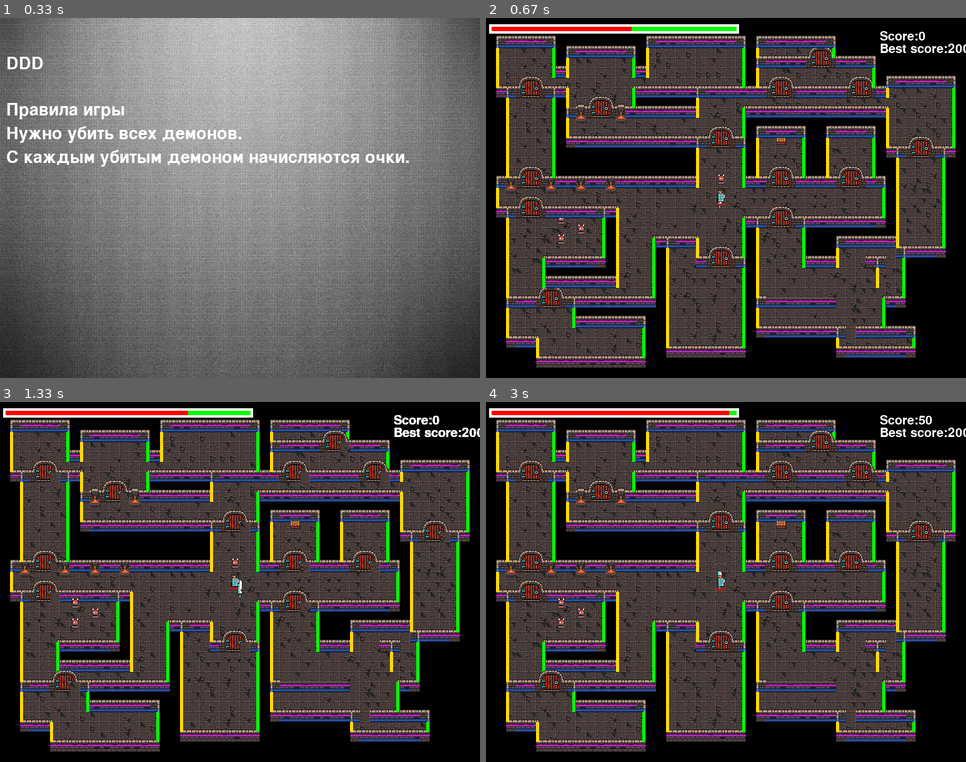
Above: before the commit, frames 1-4 (two rows, left to right).
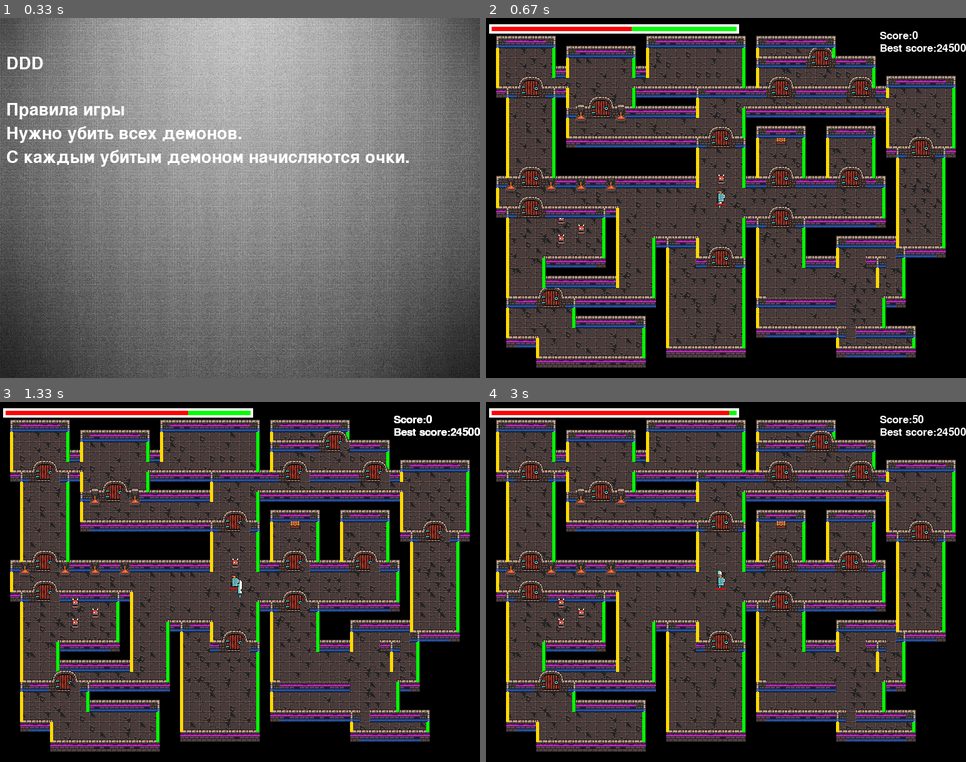
Above: after the commit, the same moments.

Repository: Klef99/yandexlyceum-pygame
Game: pygame game, started from main.py
Same seed, same stepped clock (60 frames per second), same inputs: the game is played once before the commit and once after it.
Inputs:
- Up to frame 1 (0.33 s): no input
- Up to frame 2 (0.67 s): hold Up from 0.33 s (still down)
- Up to frame 3 (1.33 s): release Up at 0.8 s; tap Space at 0.83 s; hold Down from 1.17 s (still down)
- Up to frame 4 (3 s): release Down at 1.47 s; hold Up 1.5-1.87 s; hold Down 1.9-2.27 s; hold Up 2.3-2.6 s; tap Space at 2.37 s; tap S at 2.97 s

Frame 1 is identical in both runs. In frame 2, 0.4% of the frame differs, in the area x 82-100%, y 3-10%; in frame 3, 0.4%; in frame 4, 0.5%, in the area x 47-100%, y 3-53%.

Commit message:
Change move speed

Diff:
--- a/main.py
+++ b/main.py
@@ -137,6 +137,7 @@
 
 enemy_image = load_image('chort_idle_anim_f0.png')
 chest_image = load_image('chest_empty_open_anim_f0.png')
+chest_open_image = load_image('chest_full_open_anim_f2.png')
 door_image = load_image('doors_all3.png')
 door_open_image = load_image('doors_open.png')
 lava_fountain_top_image = load_image('wall_fountain_top.png')
@@ -375,6 +376,13 @@
         self.image = chest_image
         self.rect = self.image.get_rect().move(
             tile_width * pos_x, tile_height * pos_y - 5)
+        self.notop = True
+
+    def update(self):
+        if (abs(player.rect.x - self.rect.x) <= 3 or abs(player.rect.y - self.rect.y) <= 3) and self.notop:
+            self.notop = False
+            self.image = chest_open_image
+            player.score += 100
 
 
 class Wall_side_top_left(pygame.sprite.Sprite):
@@ -617,22 +625,26 @@
             self.image = floor_textures[3]
 
     def update(self):
-        # if abs(self.pos_x - player.pos_x) <= 5:
-        #     tmp = 1
-        #     if player.pos_x - self.pos_x < 0:
-        #         tmp = -1
-        #     self.rect.x += tmp
-        #     stat(player.score)
-        #     pygame.display.flip()
-        #     # time.sleep(0.03)
-        #     pygame.time.wait(30)
-        # elif player.pos_y - self.pos_y <= 32:
-        #     tmp = 1
-        #     if player.pos_y - self.pos_y < 0:
-        #         tmp = -1
-        #     self.rect.y += tmp
-        #     pygame.time.wait(5)
+        # if self.lives != 0:
+        #     if abs(player.rect.x - self.rect.x) <= 5:
+        #         tmp = 1
+        #         if player.rect.x - self.rect.x < 0:
+        #             tmp = -1
+        #         self.rect.x += tmp
+        #         #pygame.display.flip()
+        #         # time.sleep(0.03)
+        #         #pygame.time.wait(30)
+        #     elif abs(player.rect.y - self.rect.y) <= 5:
+        #         tmp = 1
+        #         if player.rect.y - self.rect.y < 0:
+        #             tmp = -1
+        #         self.rect.y += tmp
+        #         stat(player.score)
+        #         pygame.display.flip()
+        #         # time.sleep(0.03)
+        #         pygame.time.wait(30)
         pass
+
 
 class Weapon(pygame.sprite.Sprite):
     def __init__(self, pos_x, pos_y):
@@ -750,9 +762,9 @@
             if not self.checker_wall_for_top():
                 for i in range(1, 5):
                     self.image = player_anims['up'][i]
-                    self.rect.y -= move_speed
-                    weapon.rect.y -= move_speed
-                    shadow.rect.y -= move_speed
+                    self.rect.y -= 1
+                    weapon.rect.y -= 1
+                    shadow.rect.y -= 1
                     for i in [all_sprites, shadow_checker_group, weapon_group, player_group, door_group]:
                         i.draw(screen)
                         i.update()
@@ -765,9 +777,9 @@
             if not self.checker_wall_for_bottom():
                 for i in range(1, 5):
                     self.image = player_anims['down'][i]
-                    self.rect.y += move_speed
-                    weapon.rect.y += move_speed
-                    shadow.rect.y += move_speed
+                    self.rect.y += 1
+                    weapon.rect.y += 1
+                    shadow.rect.y += 1
                     for i in [all_sprites, shadow_checker_group, weapon_group, player_group, door_group]:
                         i.draw(screen)
                         i.update()
@@ -1290,7 +1302,7 @@
 
 
 def stat(health):
-    font = pygame.font.Font(None, 30)
+    font = pygame.font.Font(None, 25)
     text = font.render("Score:" + str(player.score), True, pygame.Color('white'))
     screen.blit(text, (630, 20))
     text = font.render("Best score:" + str(get_best_score(player.score)), True, pygame.Color('white'))
--- a/map.txt
+++ b/map.txt
@@ -1,40 +1,40 @@
-                          ###                     ###  ###########
-                          #:#                     #:#  #:::::::::#
-                          #:#                     #:#  ####=######
-                          #:#    ###############  #:#     #:#
-                          #:#    #:::::::::::::#  #=#     #:#
-                          #:######=###########=#  #:# #####:#
-                          #:#::::::=:::::::::=:#  #:# #:::#:#
-                          #:#::::::###########:#  #:###:=:#:#
-                          #:#::::::#         #:#  #:#:=:#:#:#
-                          #:#::::::#   #######=#  #:#:::=:=:#
-                          #:#::::::#   #:::::::#  #:#:###:#=#######
-                          #:#::::::#   #########  #:#:# #:::::::::#
-                          #:=::::::#      #########:#:# ###########
-                          #:#::::::#      #:::::::=:#:#
- ##################       #:#::::::########=####=:#:#:######
- #::::::::::::::::#       #:=::::::=::::::::::::::::#:=::::#
- #############=##=#########:####::##:#:####:::::::###:######
-         #::::::::::::::::=::::::::::#:#  #:::::::=:#:#
-  ##############=#####:#######=:######:#  #:::::::#:::#
-  #:::::::::::::::::::::::::::::::#  #:#  #####=###:=:#
-  #:########:#=###:###########:##:#  #:#    ###:# #:###     ########
-  #:###### #:::##:::::### #:::::#:#  #:###  #:::# ###       #::::::#
-  #:#::::# ######:::::=:# #:::::#:####:=:#  #:#:#############=######
-  #:#::::#      #:::::#:# #:::::#:#:##:#:#  #:#:=::::=:::::::::#
-  #:=::::#      #:::::#:# #:::::#:#:##:#:#  #:#:#=##:#:::::::::#
-  #:#::::#      #:::::#:# #:::::#:#:##:#:#  #:#:#::::#:::::::::#
-  #:#::::#      #:::::#:###=#####:#:##:#:#  #:#::::::=:::::::::#
-  #:#::::#      #:::::#:#:::#   #:#:##:#:#  #:#::::::::::::::::#
-  #:####=####   #:::::#:=:::# ###==:##:#:#  #:#:=::::=:::::::::#
-  #:##::::::#####:::::###:::# #:::::##:=:#  #:#:##=######=######
-  #:##::::::=:::#####=####=###############  #:=:##::::::::::::#
-  ####::::::#:::#  #::::::::::#::::::########=#:#############:#
-     #::::::#:::#  #::::::::::#=#######:::::::#:###########:::###
-     #::::::#:::#  #::::::::::=:::#   #:::::::=:=:::::::::#:::=:###
-     #::::::#:::#  #::::::::::#####   #:::::::###:::::::::::::#:::#
-     #::::::#==##  #::::::::::#       #:::::::# #:::::::::::::#:#:#
- ######=#####:::#  ############       #:::::::# ###########:::#:#:#
- #::::::#   #:::#  ########################:###################:::#
- ########   #:::#  #:::::::::::::::::::::::::::::::::::::::#  #####
-            #####  #########################################
+                                                #############
+                                ###        ###  #:::::::::::#
+                         ########:#        #:#  #:########=#######
+###                      #:::::##:#        #:#  #:#::::# #:::::::#
+#:#                 ##########=##:#        #:#  #:#::::# #########
+#:#                 #::::::::::##:#        #:#  #:=::::#      #####
+#:#                 #::::::::::##:##########:#  #:#::::#      #:::#
+#:#                 #::::::::::##:=:::::::##:#  #:######     ##=#=###
+#:#                 #::::::::::##:##########:#  #:#          #::::::#
+#:################  #::::::::::##:###      #:#  #:#          #::::::#
+#:##:::::::::::::#  #::::::::::##:#:#    ###:#  #:#          #::::::#
+#:####:#########=####::::::::::##:#:#    #:::#  #:############::::::#
+#:=::::#      #:::::#::::::::::##:#:#    #:#:####:#:::::::::::::::::#
+###############:::::#::::::::::##:#:#    #:#:=:##:#:::::::::::::::::#
+        #:::::#:::::=::::::::::##:#:#    #:#:#:##:#::::::::::######:#
+ ########=###=#:::::#############:#:#    #:#:#:##:=::::::::::######:#
+ #::::::::###:=:::::#  ##########:#:#    #:#:#:##:######:#####::::::#
+ #::::::::#:::#:#:#:#  #::::::::#:::#    #:#:#:##:#  #::::::#######:#
+ #::::::::#:#:#:::::#  ########=#=###    #:#:#:##:#  #::::::#     #:#
+ #::::::::#:#:#:::::#    #:::::::::#     #:#:#:##:####::::::#######:#
+ #::::::::#=#:=:::::#  ###:::::::::###   #:#:#:##:##::::::::=::::##:#
+ #::::::::#:#:#:::::#  #:#:::::::::=:#   #:#:#:##:##:#::::::#=##:##:#
+ #::::::::#:#:#:::::#  #:=:::::::::#:#   #:#=#:##:##:########:::::=:#
+###=###=###:#:#:::::#  #:#:::::::::#:#   #:#:::##:##:########=#######
+#:::::::# #:#:####:=####:#:::::::::#:#   #:#:::##:##:=::::::::::#
+#:####### #:::#  #:::::#:#:::::::::=:#   #:#:####:####=##########
+#:#       ###:########:#:#:::::::::###   #:#:#  #::::::::#
+#:#         #:=::::::::#:####:#:############:####:#::::::#
+#:# ###########::::::::#:#  #::::::::::::#::::::::#::::::#
+#:# #::::::::::::::::::=:#  ##############::::::#:#::::::#########
+#######=########=###=###=#################::::::#=#::::::#:::::::#
+#::::::::::::::::=::::##:::::::::::::::::=::::::=:=::::::#:::::::#
+#######::::::::::#::::#####=##############::::::#:#::::::=:::::::#
+      #::::::::::#::::# #::::::::#########::::::#:=::::::#:::::::#
+     #############::::# #::::::::#::::::##::::::#:#::::::#########
+     #:::::::::::=::::# #::::::::#::::::##::::::::######:#########
+######:#########=#=######::::::::#::::::##::::::#:###  #:::::::::#
+#::::::::::::::::=::::::=::::::::=::::::#########:::#  ###########
+#########################::::::::########       #####
+                        ##########
--- a/score.txt
+++ b/score.txt
@@ -1 +1 @@
-200
+24500
